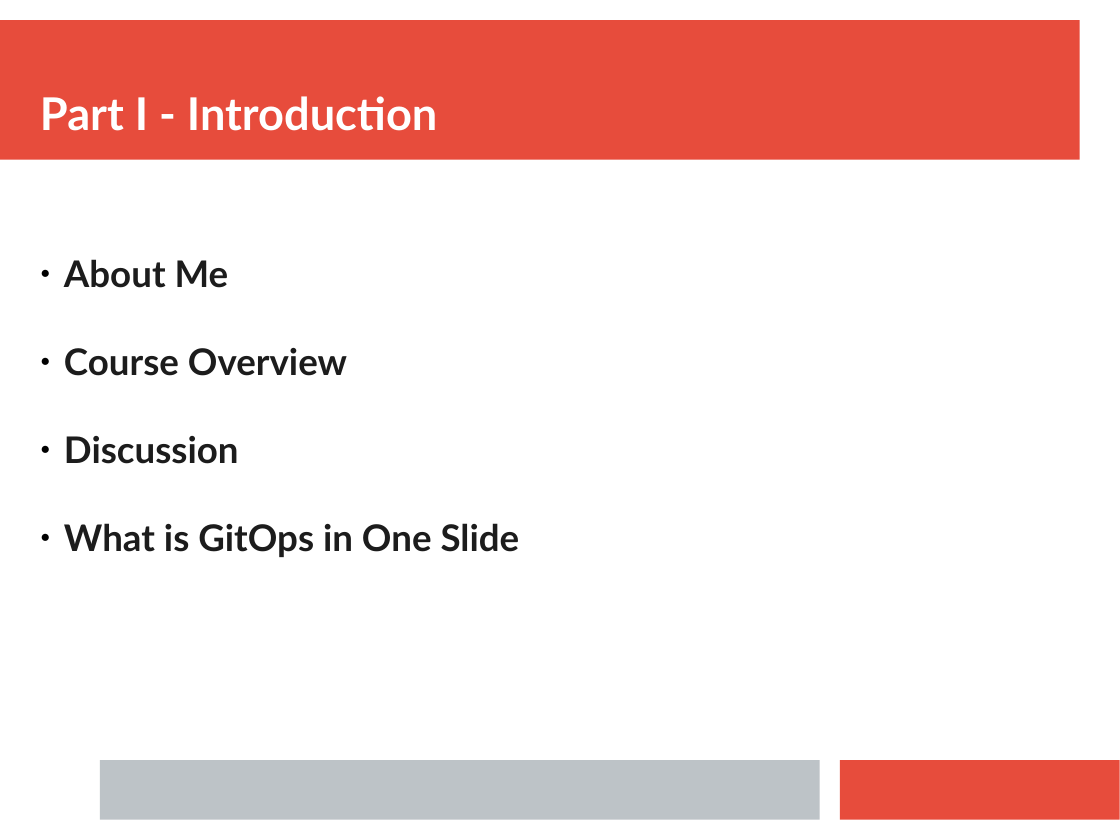
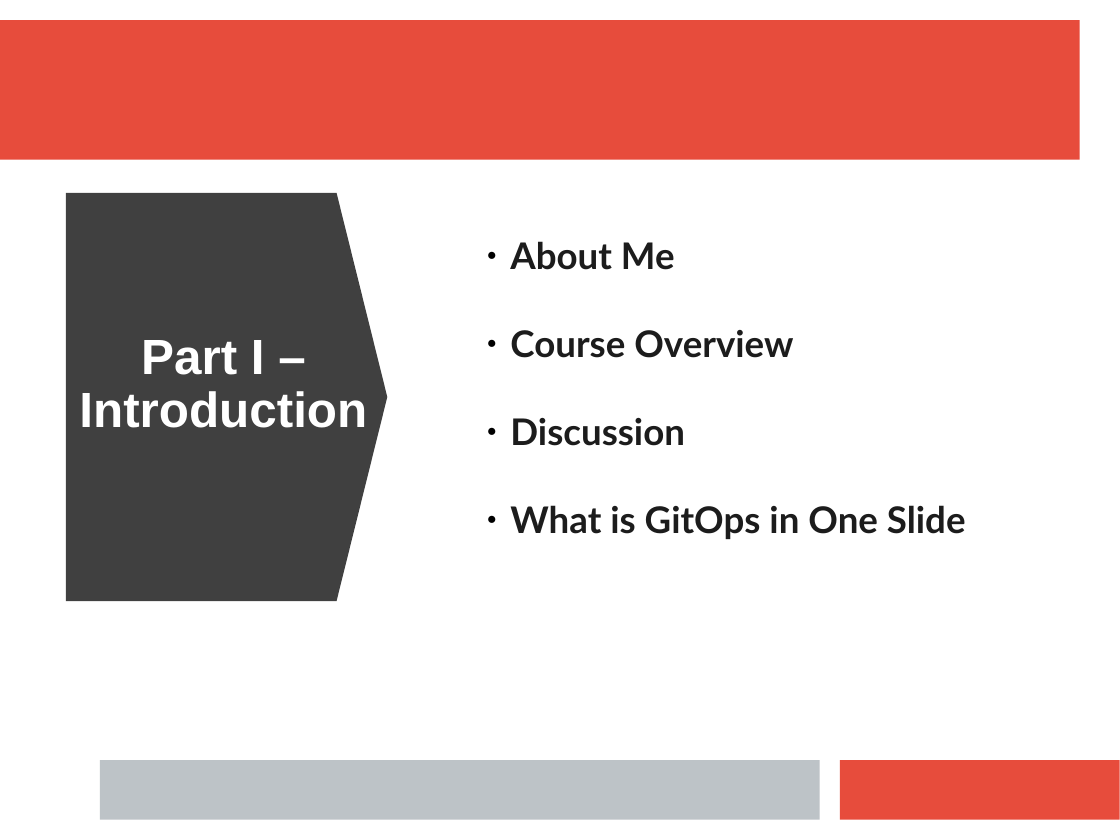
Before and after one commit to ianmiell/gitops-first-steps, a slide deck: slide 2 of slides/gitops_first_steps.pptx. Drawn at 1120x840 pixels with LibreOffice and Linux fonts; fonts in the diff are those of the drawing. Boxes give left, top, right and bottom in pixels: in the first picture for what was removed or moved away, otherwise in the second. Text is boxed around its words. In the diff, an @@ line names an element or a change of style, - is before the commit and + after.

```diff
--- a/slides/gitops_first_steps.pptx
+++ b/slides/gitops_first_steps.pptx
@@ down arrow added at <box>66,192,387,601</box>, fill #404040 @@
@@ text "About Me": place and size @@
-text "About Me" at <box>64,259,520,557</box>
+text "About Me" at <box>510,241,966,539</box>
@@ text "Part I – Introduction" at <box>79,340,367,428</box>: vertical alignment bottom to middle @@
@@ text at <box>79,340,367,428</box>: text changed; size 32 to 35 pt; font Lato to Arial @@
-Part I - Introduction
+Part I – Introduction
```
Also in this commit, not shown: 7 other slides changed, 1 other file.
